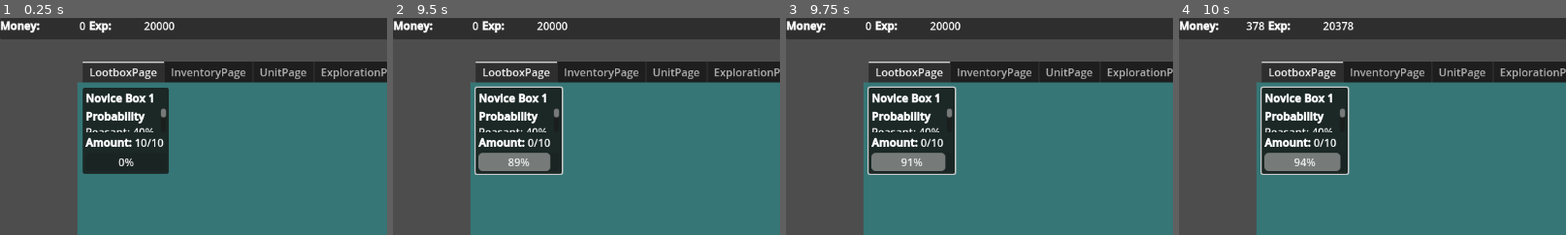
Above: before the commit, frames 1-4 (left to right).
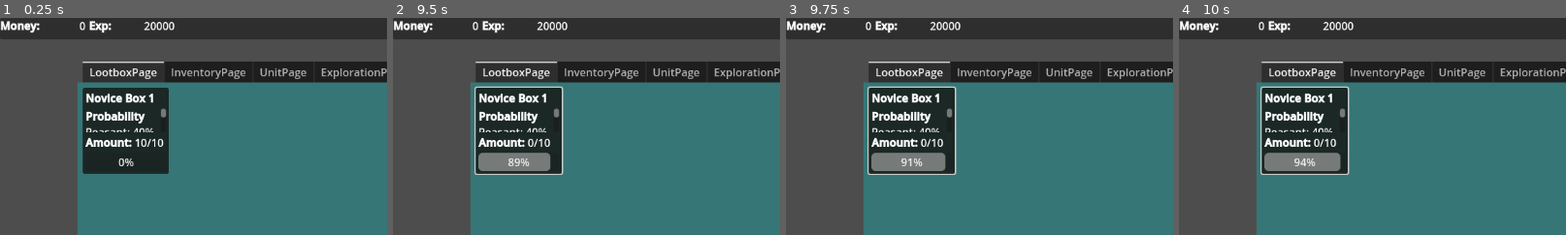
Above: after the commit, the same moments.

Repository: Wayl123/Inf-Army
Game: Godot game, scene res://scene/game_interface.tscn
Two runs of this game, one before a commit and one after it. Both use one fixed random seed, a clock stepped at 60 frames per second and the inputs below.
Inputs (mouse positions are % of the whole screen's width and height, from its top left):
- Up to frame 1 (0.25 s): no input
- Up to frame 2 (9.5 s): click (16, 26) at 0.5 s; click (16, 26) at 1.25 s; click (16, 26) at 2 s; click (99, 2) at 2.75 s; tap Enter at 3.5, 5.75, 8 s; move the mouse to (72, 45) at 3.52 s; tap Space at 4.25, 6.5, 8.75 s; move the mouse to (30, 55) at 4.27 s; move the mouse to (60, 28) at 5.02 s; move the mouse to (45, 70) at 5.77 s; move the mouse to (80, 65) at 6.52 s; move the mouse to (20, 35) at 7.27 s; move the mouse to (55, 50) at 8.02 s; move the mouse to (35, 25) at 8.77 s
- Up to frame 3 (9.75 s): move the mouse to (72, 45) at 9.52 s
- Up to frame 4 (10 s): no input
The pictures show only the part of the screen within x 0-50%, y 0-50%; the shares and areas given below are measured in that part.

Frames 1-3 are identical in both runs. In frame 4, 0.2% of the frame differs, in the area x 17-46%, y 1-6%.

Commit message:
Fix bug on explore area timer always starting with a 10 second timer, add exploration area unlock when previous area hit max progress, still need to add exploration power lock

Diff:
--- a/scene/exploration_area.tscn
+++ b/scene/exploration_area.tscn
@@ -111,5 +111,3 @@
 
 [node name="PayoutTimer" type="Timer" parent="AreaMargin/AreaAttributeDisplay/PayoutProgress"]
 unique_name_in_owner = true
-wait_time = 10.0
-autostart = true
--- a/script/exploration_area.gd
+++ b/script/exploration_area.gd
@@ -37,8 +37,11 @@
 	gameData[id]["Exploring"] = not gameData[id]["Exploring"]
 
 func _update_resource() -> void:
-	gameData[id]["Progress"] += claimAmount[1]
+	gameData[id]["Progress"] = minf(gameData[id]["Progress"] + (claimAmount.reduce(func(sum, number): return sum + number) / claimAmount.size()), explorationProgress.max_value)
 	explorationProgress.value = gameData[id]["Progress"]
+
+	if abs(explorationProgress.max_value - gameData[id]["Progress"]) < 0.00001:
+		_unlock_area()
 
 	GlobalData.ref.gameData.update_money(claimAmount[0])
 	GlobalData.ref.gameData.update_exp(claimAmount[1])
@@ -54,10 +57,16 @@
 		if roll < data["Loot"][loot] * (claimAmount[1] / float(data["MaxExpAmount"])):
 			GlobalData.ref.gameData.update_inventory_item({loot: 1})
 
+func _unlock_area() -> void:
+	for area in data["Unlocks"]:
+		if not gameData.has(area):
+			GlobalData.ref.gameData.update_exploration_area({area : {}})
+
 func _update_display() -> void:
 	areaName.text = str("[b]", data["Name"], "[/b]")
 	explorationProgress.max_value = data["ExploreCompletion"]
 	payoutTimer.wait_time = data["ExploreTimer"]
+	payoutTimer.start()
 	payoutTimer.paused = true
 	if gameData[id].has("Progress"): explorationProgress.value = gameData[id]["Progress"]
 	if gameData[id].has("Exploring") and gameData[id]["Exploring"]:
--- a/script/exploration_area_template.json
+++ b/script/exploration_area_template.json
@@ -10,14 +10,15 @@
 		},
 		"ExploreCompletion": 1000.0,
 		"ExploreTimer": 10.0,
-		"UnlockReq": 0.0
+		"UnlockReq": 0.0,
+		"Unlocks": ["E1A2"]
 	},
 	"E1A2": {
 		"Name": "Beginner's Forest",
-		"MoneyBase": 1.1,
-		"ExpBase": 1.1,
-		"MaxMoneyAmount": 2000.0,
-		"MaxExpAmount": 2000.0,
+		"MoneyBase": 3.5,
+		"ExpBase": 3.5,
+		"MaxMoneyAmount": 5000.0,
+		"MaxExpAmount": 5000.0,
 		"Loot": {
 			"L1T2": 0.5,
 			"P1": 3.0
@@ -25,20 +26,19 @@
 		"ExploreCompletion": 5000.0,
 		"ExploreTimer": 30.0,
 		"UnlockReq": 100.0,
-		"UnlockAreaReq": ["E1A1"]
+		"Unlocks": ["E1A3"]
 	},
 	"E1A3": {
 		"Name": "Beginner's Cave",
-		"MoneyBase": 1.2,
-		"ExpBase": 1.2,
-		"MaxMoneyAmount": 5000.0,
-		"MaxExpAmount": 5000.0,
+		"MoneyBase": 8,
+		"ExpBase": 8,
+		"MaxMoneyAmount": 15000.0,
+		"MaxExpAmount": 15000.0,
 		"Loot": {
 			"P1": 10.0
 		},
 		"ExploreCompletion": 5000.0,
 		"ExploreTimer": 60.0,
-		"UnlockReq": 300.0,
-		"UnlockAreaReq": ["E1A2"]
+		"UnlockReq": 300.0
 	},
 }
--- a/script/exploration_page.gd
+++ b/script/exploration_page.gd
@@ -9,6 +9,7 @@
 var EXPLORATIONAREA : PackedScene = preload("res://scene/exploration_area.tscn")
 
 var explorationPower : float
+var data : Dictionary
 
 func _enter_tree() -> void:
 	if not ref: ref = self
@@ -24,12 +25,14 @@
 		add_area(area)
 
 func add_area(pId : String) -> void:
-	var explorationArea : Node = EXPLORATIONAREA.instantiate()
+	if not data.has(pId):
+		var explorationArea : Node = EXPLORATIONAREA.instantiate()
+		explorationArea.id = pId
+		explorationArea.data = GlobalData.ref.get_exploration_area_data_copy(pId)
+		explorationAreaList.add_child(explorationArea)
+		explorationArea.update_claim_amount(explorationPower)
 
-	explorationArea.id = pId
-	explorationArea.data = GlobalData.ref.get_exploration_area_data_copy(pId)
-	explorationAreaList.add_child(explorationArea)
-	explorationArea.update_claim_amount(explorationPower)
+		data[pId] = explorationArea
 
 func update_exploration_stat(pTeamSize : Array[int]) -> void:
 	explorationStat.update_unit_cap(pTeamSize)
--- a/script/game_data.gd
+++ b/script/game_data.gd
@@ -62,8 +62,9 @@
 
 	explorationArea = {
 		"E1A1": {
+			"Unlocked": true,
 			"Progress": 100,
-			"Exploring": true
+			"Exploring": false
 		}
 	}
 	teamSize = [1, 10]
@@ -161,12 +162,16 @@
 #Exploration
 func update_exploration_area(pAreas : Dictionary) -> void:
 	for area in pAreas:
-		explorationArea[area] = {
-			"Progress": pAreas[area]["Progress"] if pAreas[area].has("Progress") else 0,
-			"Exploring": pAreas[area]["Exploring"] if pAreas[area].has("Exploring") else false,
-		}
 		if not explorationArea.has(area):
+			explorationArea[area] = {
+				"Unlocked": false,
+				"Progress": 0,
+				"Exploring": false
+			}
 			Exploration.ref.add_area(area)
+		if pAreas[area].has("Unlocked"): explorationArea[area]["Unlocked"] = pAreas[area]["Unlocked"]
+		if pAreas[area].has("Progress"): explorationArea[area]["Progress"] = pAreas[area]["Progress"]
+		if pAreas[area].has("Exploring"): explorationArea[area]["Exploring"] = pAreas[area]["Exploring"]
 
 func update_team_size(pTeamSize : Array[int]) -> void:
 	teamSize[0] += pTeamSize[0]
--- a/script/inventory_page.gd
+++ b/script/inventory_page.gd
@@ -39,8 +39,6 @@
 		inventoryList.add_child(item)
 
 		data[pId] = item
-	else:
-		item = data[pId]
 
 func get_item_node_ref(pId : String) -> Node:
 	if data.has(pId):
--- a/script/normal_unit_list.gd
+++ b/script/normal_unit_list.gd
@@ -30,7 +30,6 @@
 		normalUnit.id = pId
 		add_child(normalUnit)
 		move_child(normalUnit, index)
-
 		normalUnit.set_data(unitData)
 
 		data[pId] = normalUnit
